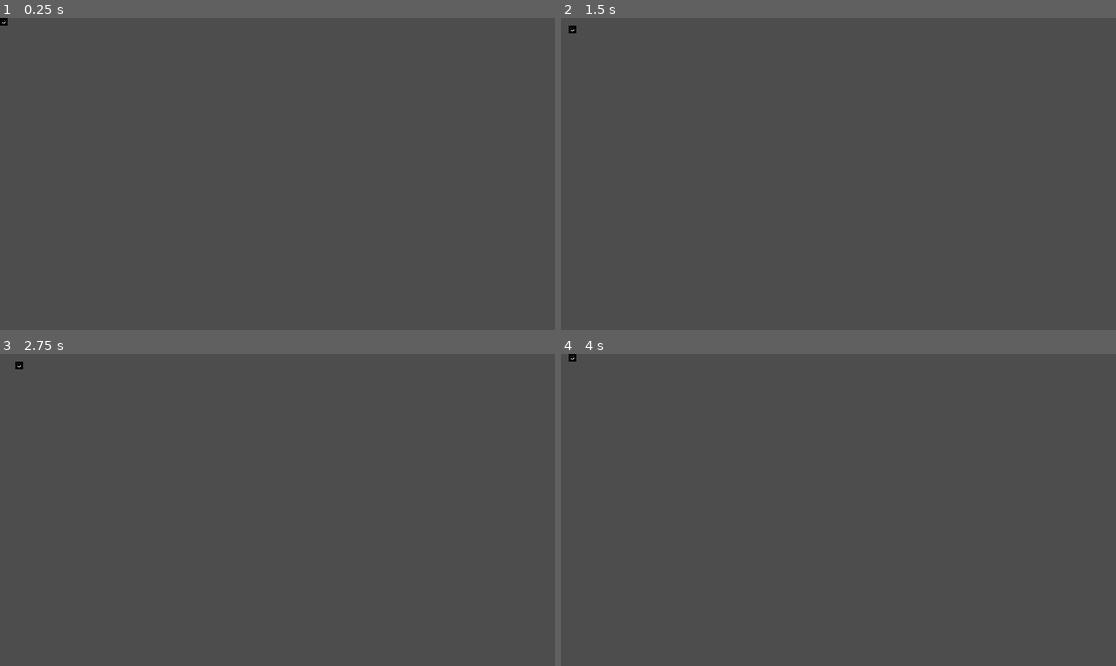
Above: before the commit, frames 1-4 (two rows, left to right).
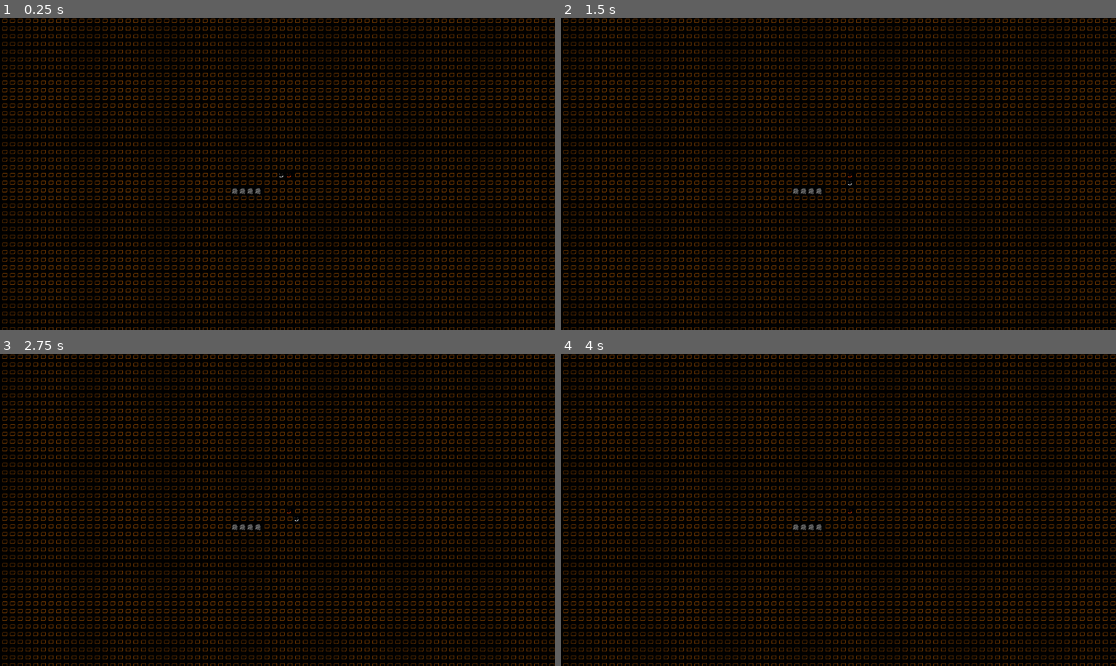
Above: after the commit, the same moments.

Repository: tjlaxs/nakkikuningas
Game: Godot game, scene res://src/Game/game.tscn
Same seed, same stepped clock (60 frames per second), same inputs: the game is played once before the commit and once after it.
Inputs:
- Up to frame 1 (0.25 s): no input
- Up to frame 2 (1.5 s): tap Enter at 0.5 s; hold Right (ui_right) 0.53-1.28 s; tap Space at 1.25 s; hold Down (ui_down) from 1.28 s (still down)
- Up to frame 3 (2.75 s): tap Enter at 2 s; release Down (ui_down) at 2.03 s; hold Right (ui_right) from 2.03 s (still down)
- Up to frame 4 (4 s): tap Space at 2.75 s; release Right (ui_right) at 2.78 s; hold Up (ui_up) 2.78-3.53 s; tap Enter at 3.5 s; hold Left (ui_left) from 3.53 s (still down)

The runs differ from the first frame. In frame 1, 100% of the frame differs, in the area x 0-100%, y 0-100%; in frame 2, 100%; in frame 3, 100%; in frame 4, 100%.

Commit message:
Map and better actions

Diff:
--- /dev/null
+++ b/assets/definitions/entities/actors/EntityDefinitionPlayer.tres
@@ -0,0 +1,13 @@
+[gd_resource type="Resource" script_class="EntityDefinition" load_steps=4 format=3 uid="uid://qtf8s7wkaxqx"]
+
+[ext_resource type="Script" path="res://src/Entities/EntityDefinition.gd" id="1_f7rxa"]
+[ext_resource type="Texture2D" uid="uid://cny0c5a0bhyov" path="res://assets/atlas.png" id="2_h7asl"]
+
+[sub_resource type="AtlasTexture" id="AtlasTexture_igbbk"]
+atlas = ExtResource("2_h7asl")
+region = Rect2(0, 0, 16, 16)
+
+[resource]
+script = ExtResource("1_f7rxa")
+texture = SubResource("AtlasTexture_igbbk")
+color = Color(1, 1, 1, 1)
--- /dev/null
+++ b/assets/definitions/tiles/TileDefinitionFloor.tres
@@ -0,0 +1,16 @@
+[gd_resource type="Resource" script_class="TileDefinition" load_steps=4 format=3 uid="uid://ce3ua5l6b0c06"]
+
+[ext_resource type="Script" path="res://src/Map/TileDefinition.gd" id="1_bbuyk"]
+[ext_resource type="Texture2D" uid="uid://cny0c5a0bhyov" path="res://assets/atlas.png" id="2_hmtdc"]
+
+[sub_resource type="AtlasTexture" id="AtlasTexture_yeidm"]
+atlas = ExtResource("2_hmtdc")
+region = Rect2(16, 0, 16, 16)
+
+[resource]
+script = ExtResource("1_bbuyk")
+texture = SubResource("AtlasTexture_yeidm")
+color_lit = Color(1, 0.454902, 0, 1)
+color_dark = Color(0.498039, 0.247059, 0, 1)
+is_walkable = true
+is_transparent = true
--- /dev/null
+++ b/assets/definitions/tiles/TileDefinitionWall.tres
@@ -0,0 +1,16 @@
+[gd_resource type="Resource" script_class="TileDefinition" load_steps=4 format=3 uid="uid://dh0iprx1oba0l"]
+
+[ext_resource type="Script" path="res://src/Map/TileDefinition.gd" id="1_invnu"]
+[ext_resource type="Texture2D" uid="uid://cny0c5a0bhyov" path="res://assets/atlas.png" id="2_efpfn"]
+
+[sub_resource type="AtlasTexture" id="AtlasTexture_jx3bl"]
+atlas = ExtResource("2_efpfn")
+region = Rect2(0, 32, 16, 16)
+
+[resource]
+script = ExtResource("1_invnu")
+texture = SubResource("AtlasTexture_jx3bl")
+color_lit = Color(1, 1, 1, 1)
+color_dark = Color(0.501961, 0.501961, 0.501961, 1)
+is_walkable = true
+is_transparent = true
--- a/project.godot
+++ b/project.godot
@@ -19,3 +19,4 @@
 
 renderer/rendering_method="gl_compatibility"
 renderer/rendering_method.mobile="gl_compatibility"
+environment/defaults/default_clear_color=Color(0, 0, 0, 1)
--- a/src/Entities/Actors/Actions/Action.gd
+++ b/src/Entities/Actors/Actions/Action.gd
@@ -1,2 +1,5 @@
 class_name Action
 extends RefCounted
+
+func perform(game: Game, entity: Entity) -> void:
+	pass
--- a/src/Entities/Actors/Actions/EscapeAction.gd
+++ b/src/Entities/Actors/Actions/EscapeAction.gd
@@ -1,2 +1,5 @@
 class_name EscapeAction
 extends Action
+
+func perform(game: Game, entity: Entity) -> void:
+	game.get_tree().quit()
--- a/src/Entities/Actors/Actions/MovementAction.gd
+++ b/src/Entities/Actors/Actions/MovementAction.gd
@@ -5,3 +5,12 @@
 
 func _init(dx: int, dy: int) -> void:
 	offset = Vector2i(dx, dy)
+
+func perform(game: Game, entity: Entity) -> void:
+	var destination: Vector2i = entity.grid_position + offset
+
+	var map_data: MapData = game.get_map_data()
+	var destination_tile: Tile = map_data.get_tile(destination)
+	if not destination or not destination_tile.is_walkable():
+		return
+	entity.move(offset)
--- /dev/null
+++ b/src/Entities/Entity.gd
@@ -0,0 +1,16 @@
+class_name Entity
+extends Sprite2D
+
+var grid_position: Vector2i:
+	set(value):
+		grid_position = value
+		position = Grid.grid_to_world(grid_position)
+
+func _init(start_position: Vector2i, entity_definition: EntityDefinition) -> void:
+	centered = false
+	grid_position = start_position
+	texture = entity_definition.texture
+	modulate = entity_definition.color
+
+func move(move_offset: Vector2i) -> void:
+	grid_position += move_offset
--- /dev/null
+++ b/src/Entities/EntityDefinition.gd
@@ -0,0 +1,6 @@
+class_name EntityDefinition
+extends Resource
+
+@export_category("Visuals")
+@export var texture: AtlasTexture
+@export_color_no_alpha var color: Color = Color.WHITE
--- a/src/Game/Game.gd
+++ b/src/Game/Game.gd
@@ -1,18 +1,25 @@
+class_name Game
 extends Node2D
 
-var player_grid_pos := Vector2i.ZERO
+const player_definition: EntityDefinition = preload("res://assets/definitions/entities/actors/EntityDefinitionPlayer.tres")
 
-@onready
-var player: Sprite2D = $Player
+@onready var player: Entity
+@onready var event_handler: EventHandler = $EventHandler
+@onready var entities: Node = $Entities
+@onready var map: Map = $Map
 
-@onready
-var event_handler: EventHandler = $EventHandler
+func _ready() -> void:
+	var player_start_pos: Vector2i = Grid.world_to_grid(get_viewport_rect().size.floor() / 2)
+	player = Entity.new(player_start_pos, player_definition)
+	entities.add_child(player)
+	var npc := Entity.new(player_start_pos + Vector2i.RIGHT, player_definition)
+	npc.modulate = Color.ORANGE_RED
+	entities.add_child(npc)
 
-func _process(delta: float) -> void:
+func get_map_data() -> MapData:
+	return map.map_data
+
+func _physics_process(delta) -> void:
 	var action: Action = event_handler.get_action()
-
-	if action is MovementAction:
-		player_grid_pos += action.offset
-		player.position = Grid.grid_to_world(player_grid_pos)
-	elif action is EscapeAction:
-		get_tree().quit()
+	if action:
+		action.perform(self, player)
--- a/src/Game/game.tscn
+++ b/src/Game/game.tscn
@@ -1,19 +1,16 @@
-[gd_scene load_steps=5 format=3 uid="uid://c81ythayg82q3"]
+[gd_scene load_steps=4 format=3 uid="uid://c81ythayg82q3"]
 
 [ext_resource type="Script" path="res://src/Game/Game.gd" id="1_eyp25"]
-[ext_resource type="Texture2D" uid="uid://cny0c5a0bhyov" path="res://assets/atlas.png" id="2_c5el2"]
+[ext_resource type="Script" path="res://src/Map/Map.gd" id="3_makwk"]
 [ext_resource type="Script" path="res://src/Game/EventHandler.gd" id="3_v8mg5"]
-
-[sub_resource type="AtlasTexture" id="AtlasTexture_mfaha"]
-atlas = ExtResource("2_c5el2")
-region = Rect2(0, 0, 16, 16)
 
 [node name="Game" type="Node2D"]
 script = ExtResource("1_eyp25")
 
-[node name="Player" type="Sprite2D" parent="."]
-texture = SubResource("AtlasTexture_mfaha")
-centered = false
-
 [node name="EventHandler" type="Node" parent="."]
 script = ExtResource("3_v8mg5")
+
+[node name="Entities" type="Node" parent="."]
+
+[node name="Map" type="Node2D" parent="."]
+script = ExtResource("3_makwk")
--- /dev/null
+++ b/src/Map/Map.gd
@@ -0,0 +1,15 @@
+class_name Map
+extends Node2D
+
+@export var map_width: int = 80
+@export var map_height: int = 45
+
+var map_data: MapData
+
+func _ready() -> void:
+	map_data = MapData.new(map_width, map_height)
+	_place_tiles()
+
+func _place_tiles() -> void:
+	for tile in map_data.tiles:
+		add_child(tile)
--- /dev/null
+++ b/src/Map/MapData.gd
@@ -0,0 +1,46 @@
+class_name MapData
+extends RefCounted
+
+const tile_types = {
+	"floor": preload("res://assets/definitions/tiles/TileDefinitionFloor.tres"),
+	"wall": preload("res://assets/definitions/tiles/TileDefinitionWall.tres"),
+}
+
+var width: int
+var height: int
+var tiles: Array[Tile]
+
+func _init(map_width: int, map_height: int) -> void:
+	width = map_width
+	height = map_height
+	_setup_tiles()
+
+func _setup_tiles() -> void:
+	tiles = []
+	for y in height:
+		for x in width:
+			var tile_position := Vector2i(x, y)
+			var tile := Tile.new(tile_position, tile_types.floor)
+			tiles.append(tile)
+	for x in range(30, 34):
+		var tile: Tile = get_tile(Vector2i(x, 22))
+		tile.set_tile_type(tile_types.wall)
+
+func get_tile(grid_position: Vector2i) -> Tile:
+	var tile_index: int = grid_to_index(grid_position)
+	if tile_index == -1:
+		return null
+	return tiles[tile_index]
+
+func grid_to_index(grid_position: Vector2i) -> int:
+	if not is_in_bounds(grid_position):
+		return -1
+	return grid_position.y * width + grid_position.x
+
+func is_in_bounds(coordinate: Vector2i) -> bool:
+	return (
+		0 <= coordinate.x
+		and coordinate.x < width
+		and 0 <= coordinate.y
+		and coordinate.y < height
+	)
--- /dev/null
+++ b/src/Map/Tile.gd
@@ -0,0 +1,20 @@
+class_name Tile
+extends Sprite2D
+
+var _definition: TileDefinition
+
+func _init(grid_position: Vector2i, tile_definition: TileDefinition) -> void:
+	centered = false
+	position = Grid.grid_to_world(grid_position)
+	set_tile_type(tile_definition)
+
+func set_tile_type(tile_definition: TileDefinition) -> void:
+	_definition = tile_definition
+	texture = _definition.texture
+	modulate = _definition.color_dark
+
+func is_walkable() -> bool:
+	return _definition.is_walkable
+
+func is_transparent() -> bool:
+	return _definition.is_transparent
--- /dev/null
+++ b/src/Map/TileDefinition.gd
@@ -0,0 +1,11 @@
+class_name TileDefinition
+extends Resource
+
+@export_category("Visuals")
+@export var texture: AtlasTexture
+@export_color_no_alpha var color_lit: Color = Color.WHITE
+@export_color_no_alpha var color_dark: Color = Color.WHITE
+
+@export_category("Mechanics")
+@export var is_walkable: bool = true
+@export var is_transparent: bool = true
Binary file changed: assets/atlas.png
